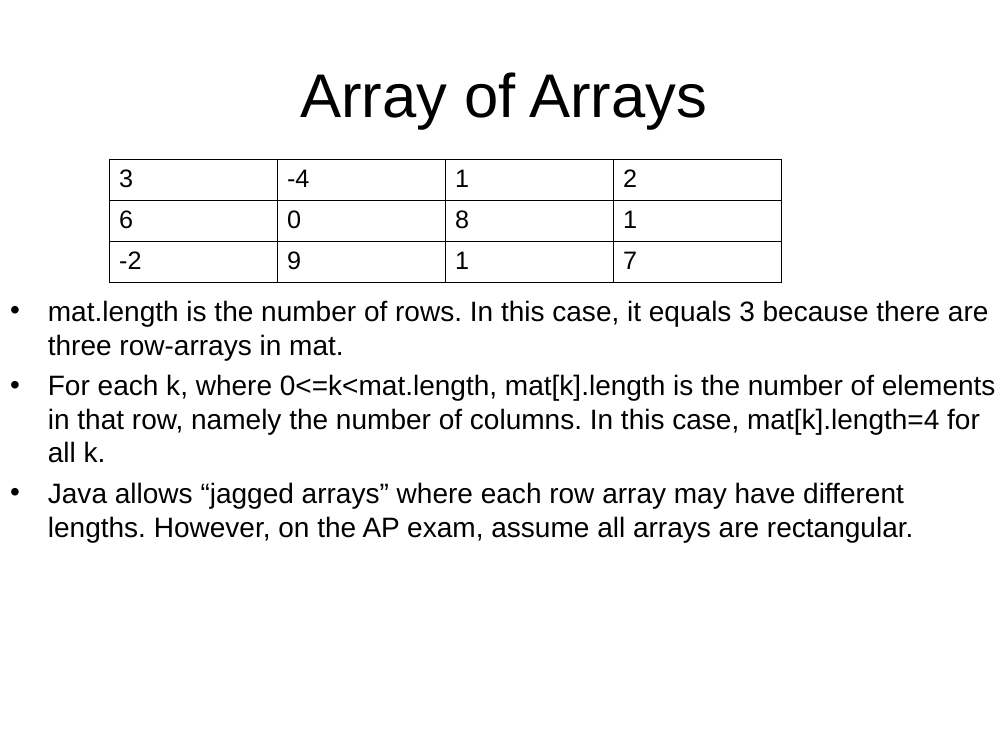
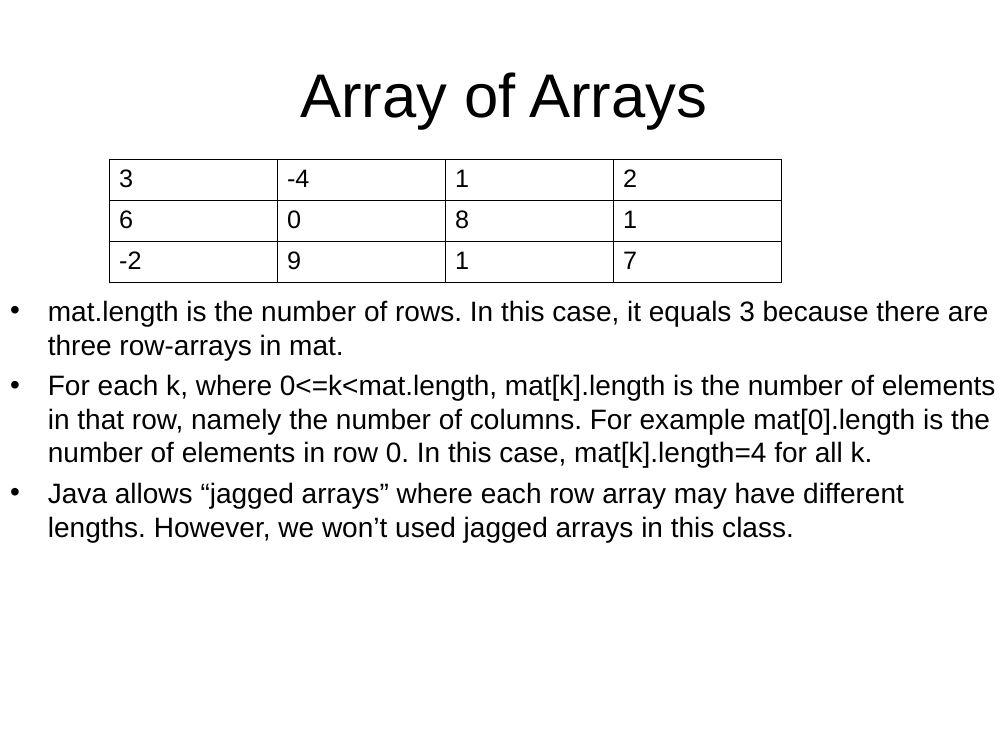
Before and after one commit to LongBaoNguyen/longbaonguyen.github.io, a slide deck: slide 21 of courses/apcsp/lecture12.ppt. Drawn at 1008x756 pixels with LibreOffice and Linux fonts; fonts in the diff are those of the drawing; background and template pictures are left out. Boxes give left, top, right and bottom in pixels: in the first picture for what was removed or moved away, otherwise in the second. Text is boxed around its words. In the diff, an @@ line names an element or a change of style, - is before the commit and + after.

```diff
--- a/courses/apcsp/lecture12.ppt
+++ b/courses/apcsp/lecture12.ppt
@@ text at box(48, 374, 996, 542): text changed @@
-• For each k, where 0<=k<mat.length, mat[k].length is the number of elements in that row, namely the number of columns. In this case, mat[k].length=4 for all k.
-• Java allows “jagged arrays” where each row array may have different lengths. However, on the AP exam, assume all arrays are rectangular.
+• For each k, where 0<=k<mat.length, mat[k].length is the number of elements in that row, namely the number of columns. For example mat[0].length is the number of elements in row 0. In this case, mat[k].length=4 for all k.
+• Java allows “jagged arrays” where each row array may have different lengths. However, we won’t used jagged arrays in this class.
```
Also in this commit, not shown: 4 other slides changed, 13 other files.
